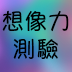
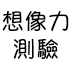
Two versions of the same layered image (72x72). Layer-by-layer changes:
hid "Layer 1" over [0, 0, 72, 72]
